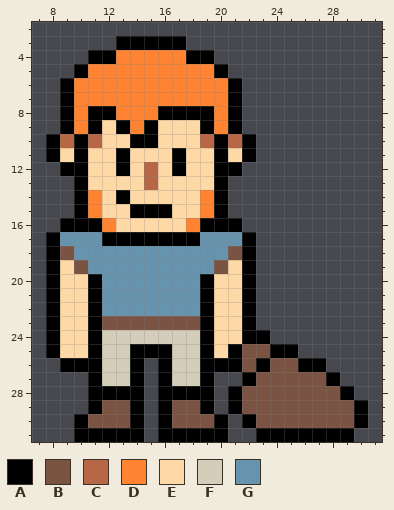
Two versions of one pixel-art sprite, NetworkGame/Assets/Resources/Art/Units/Looter.png. That is the earlier state.
The file is 32x32 pixels. Shown: x 7..31, y 2..31.
Palette (. is transparent): A #000000  B #7a5342  C #b76745  D #ff8330  E #ffd9a5  F #d3cdba  G #6693ad
Pixels before, first column x 8:
 3 .....AAAAA.............
 4 ...AADDDDDAA...........
 5 ..ADDDDDDDDDA..........
 6 .ADDDDDDDDDDDA.........
 7 .ADDDDDDDDDDDA.........
 8 .ADAADDDAAAADA.........
 9 .ADAEADAEEEADA.........
10 ACACEEAAEEECACA........
11 AEAEEAEEEAEEAEA........
12 .AAEEAECEAEEAA.........
13 ..AEEEECEEEEA..........
14 ..ADEAEEEEEDA..........
15 ..ADEEAAAEEDA..........
16 .AAADEEEEEDAAA.........
17 AGGGAAAAAAAGGGA........
18 ABGGGGGGGGGGGBA........
19 AEBGGGGGGGGGBEA........
20 AEEAGGGGGGGAEEA........
21 AEEAGGGGGGGAEEA........
22 AEEAGGGGGGGAEEA........
23 AEEABBBBBBBAEEA........
24 AEEAFFFFFFFAEEAA.......
25 AEEAFFAAAFFAEABBAA.....
26 .AAAFFA.AFFAAABABBAA...
27 ...AFFA.AFFA..ABBBBBA..
28 ...AAAA.AAAA.ABBBBBBBA.
29 ...ABBA.ABBA.ABBBBBBBBA
30 ..ABBBA.ABBBA.ABBBBBBBA
31 ..AAAAA.AAAAA..AAAAAAA.
And afterwards:
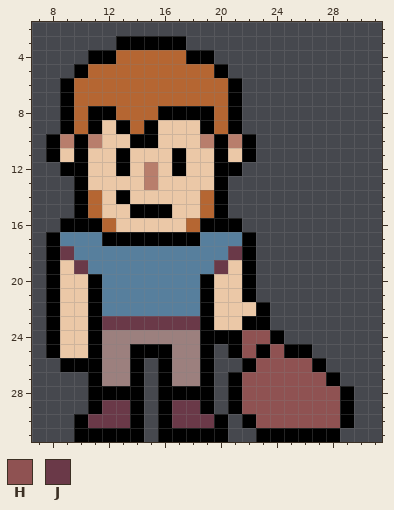
Colours new in this view: H #8f5252  J #6a3948
The exact change:
{"colour":"C","old":"#b76745","new":"#b87e6c"}
{"colour":"D","old":"#ff8330","new":"#b56632"}
{"colour":"E","old":"#ffd9a5","new":"#ebc8a7"}
{"colour":"F","old":"#d3cdba","new":"#9c807e"}
{"colour":"G","old":"#6693ad","new":"#577f9d"}
{"y":18,"x":9,"old":"B","new":"J"}
{"y":18,"x":21,"old":"B","new":"J"}
{"y":19,"x":10,"old":"B","new":"J"}
{"y":19,"x":20,"old":"B","new":"J"}
{"y":22,"x":22,"old":"A.","new":"EA"}
{"y":23,"x":12,"old":"BBBBBBB","new":"JJJJJJJ"}
{"y":23,"x":23,"old":".","new":"A"}
{"y":24,"x":20,"old":"EEAA.","new":"AAHHA"}
{"y":25,"x":20,"old":"E","new":"."}
{"y":25,"x":22,"old":"BBA","new":"HAH"}
{"y":25,"x":26,"old":".","new":"A"}
{"y":26,"x":20,"old":"AABABBA","new":"..AHHHH"}
{"y":27,"x":21,"old":".ABBBBB","new":"AHHHHHH"}
{"y":28,"x":22,"old":"BBBBBBB","new":"HHHHHHH"}
{"y":29,"x":12,"old":"BB","new":"JJ"}
{"y":29,"x":17,"old":"BB","new":"JJ"}
{"y":29,"x":22,"old":"BBBBBBBBA","new":"HHHHHHHA."}
{"y":30,"x":11,"old":"BBB","new":"JJJ"}
{"y":30,"x":17,"old":"BBB","new":"JJJ"}
{"y":30,"x":23,"old":"BBBBBBBA","new":"HHHHHHA."}
{"y":31,"x":29,"old":"A","new":"."}
